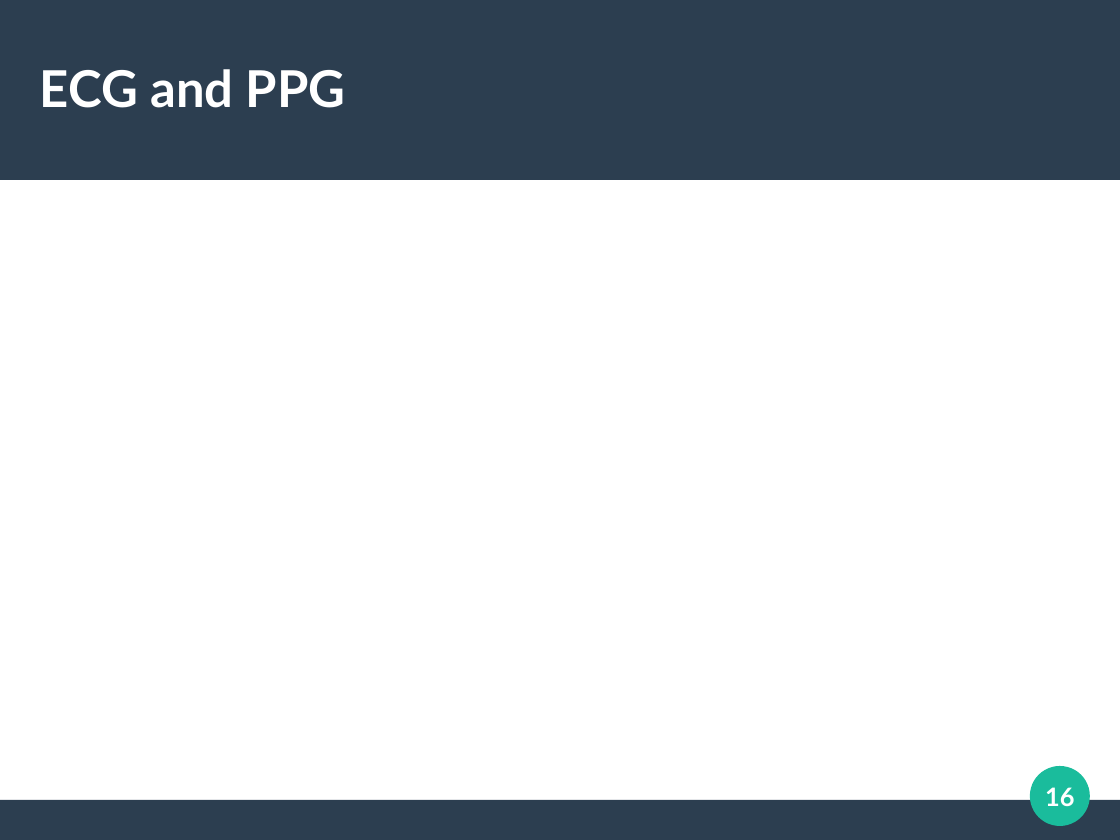
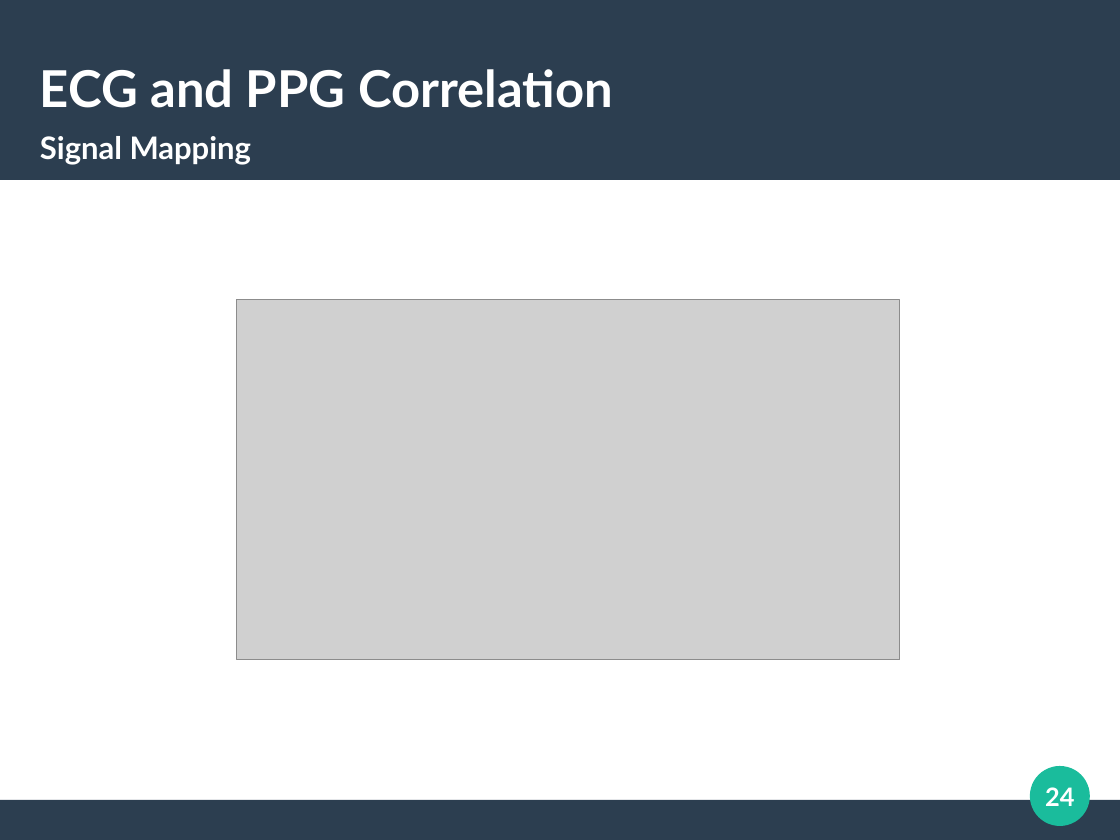
Before and after one commit to alifgiant/TA-Paper, a slide deck: slide 24 of presentation/Silde Sidang.odp (slide 16 before the commit). Drawn at 1120x840 pixels with LibreOffice and Linux fonts; fonts in the diff are those of the drawing; grey boxes stand for pictures. Boxes give left, top, right and bottom in pixels: in the first picture for what was removed or moved away, otherwise in the second. Text is boxed around its words. In the diff, an @@ line names an element or a change of style, - is before the commit and + after.

```diff
--- a/presentation/Silde Sidang.odp
+++ b/presentation/Silde Sidang.odp
@@ title at [40, 69, 613, 108]: text changed @@
-ECG and PPG
+ECG and PPG Correlation
@@ title added at [40, 136, 251, 165], 22 pt, text #FFFFFF, bold @@
+Signal Mapping
@@ picture added at [237, 300, 900, 660] @@
@@ page number at [1045, 787, 1074, 806]: text changed @@
-16
+24
```
Also in this commit, not shown: 10 other slides changed, 16 slides added, 8 slides removed, 6 other files.
